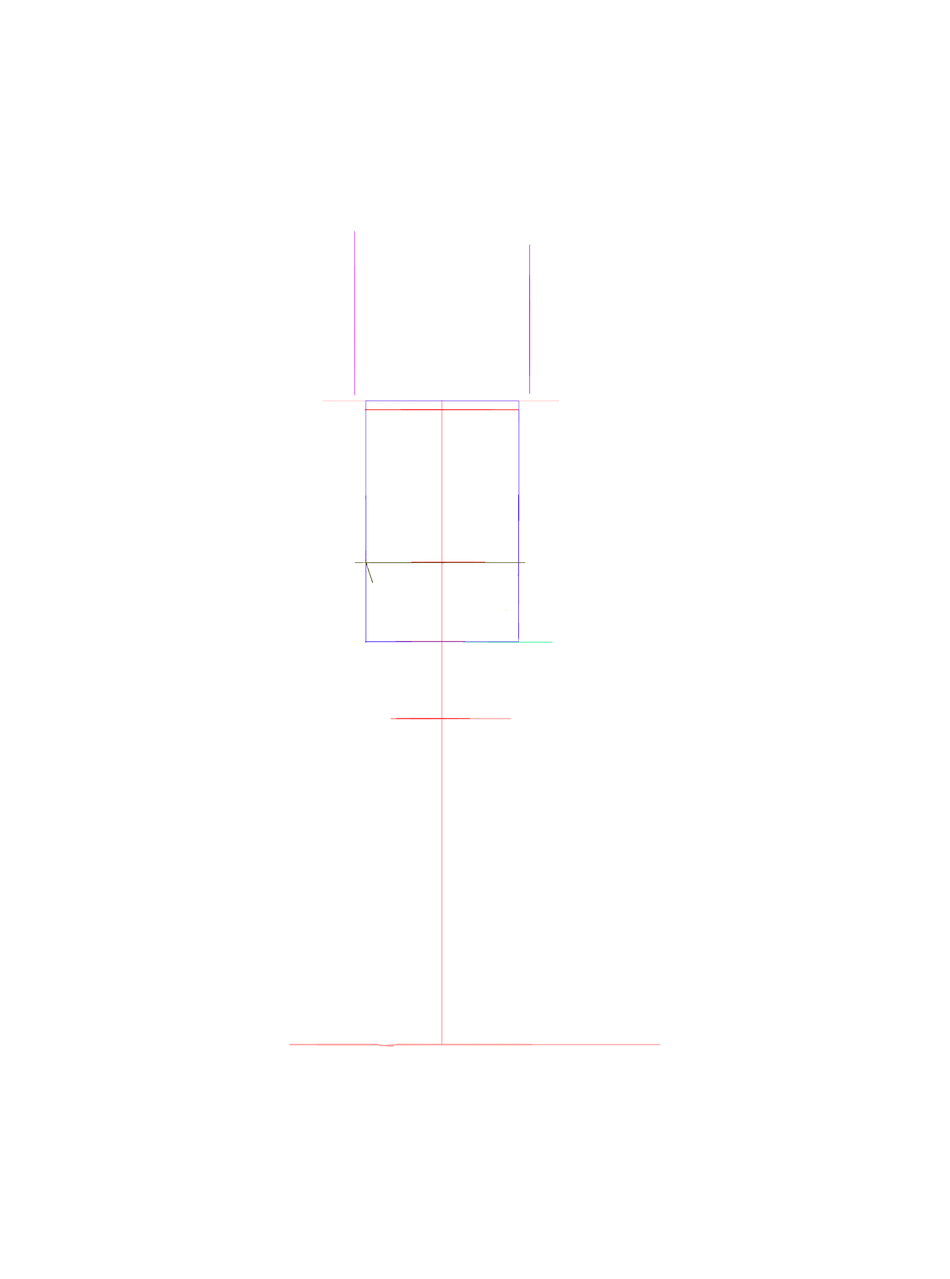
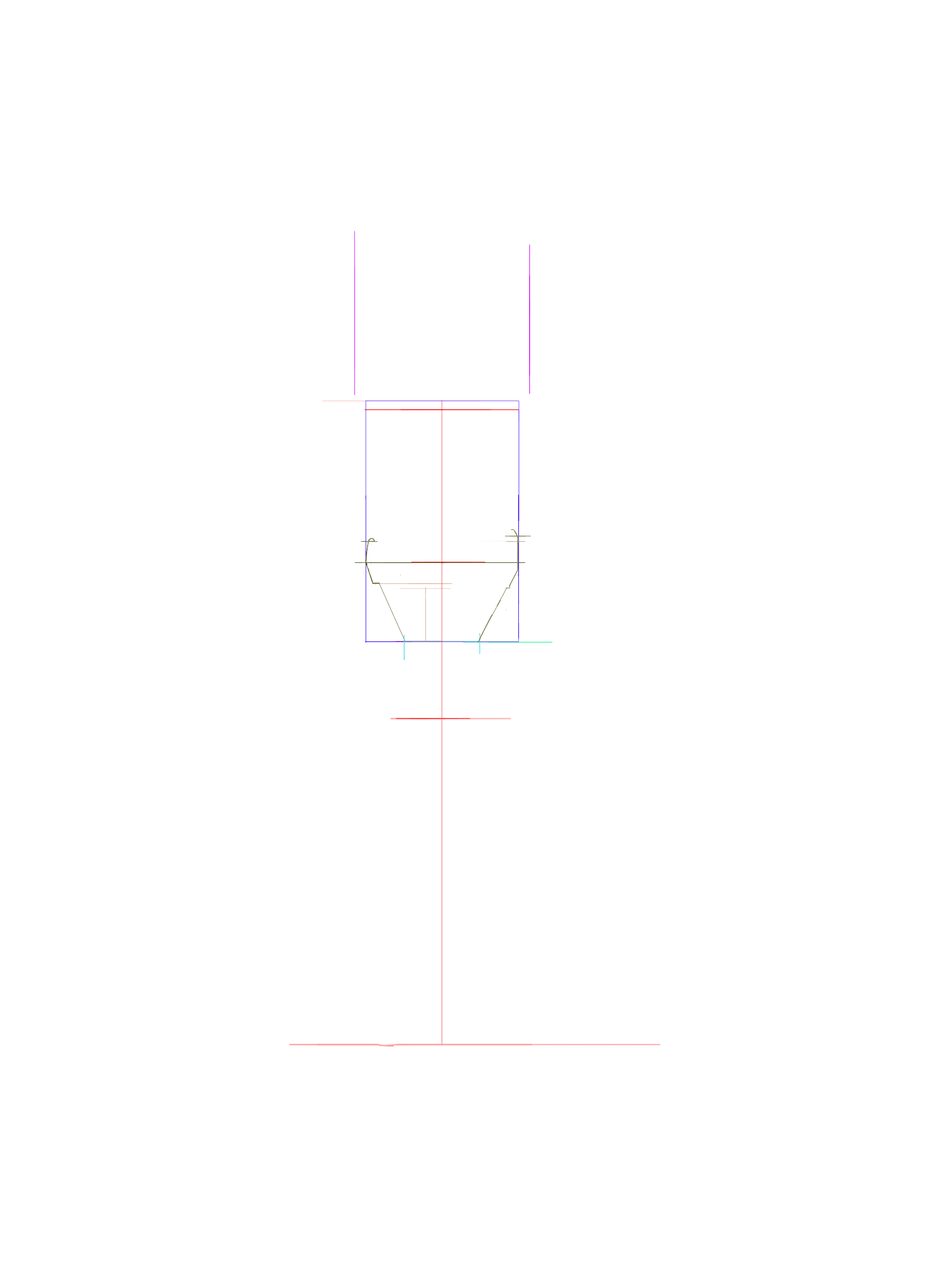
Layers edited between the first and the second 950 x 1279 image:
added layer "Layer 17" above "Layer 15" over [476, 528, 526, 587]
added layer "Layer 15" above "Layer 14" over [477, 585, 511, 643]
added layer "Layer 14" above "Layer 12" over [403, 632, 481, 661]
added layer "Layer 12" above "Layer 10" over [360, 528, 532, 591]
painted on "Layer 7" over [371, 574, 413, 653]
added layer "Layer 11" (38%) above "Layer 3" over [372, 583, 453, 643]
painted on "Layer 3" over [479, 400, 560, 402]
